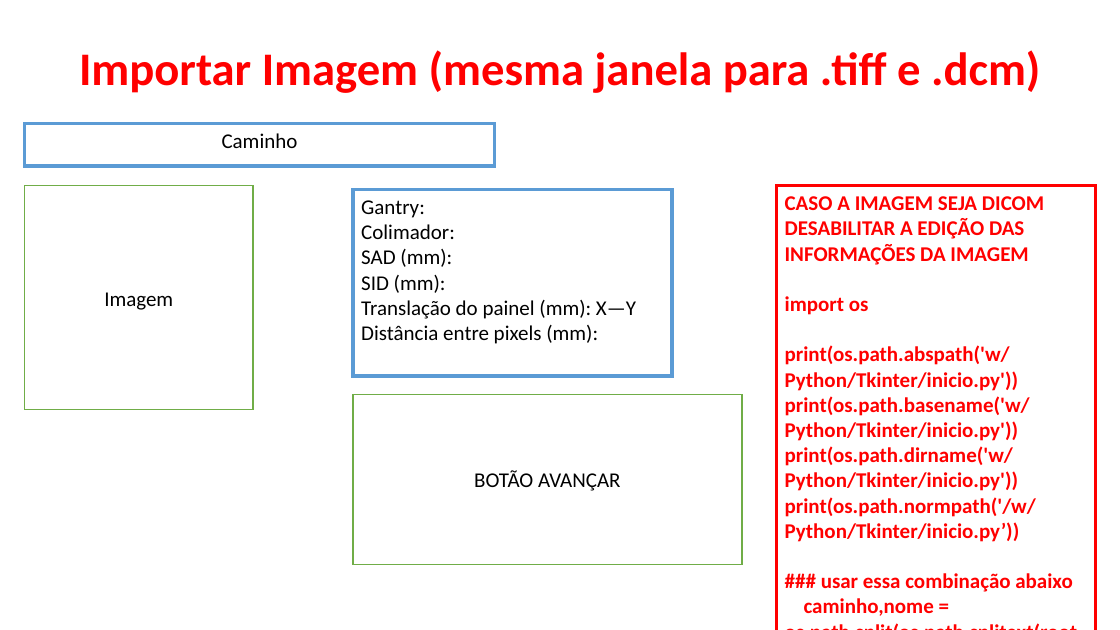
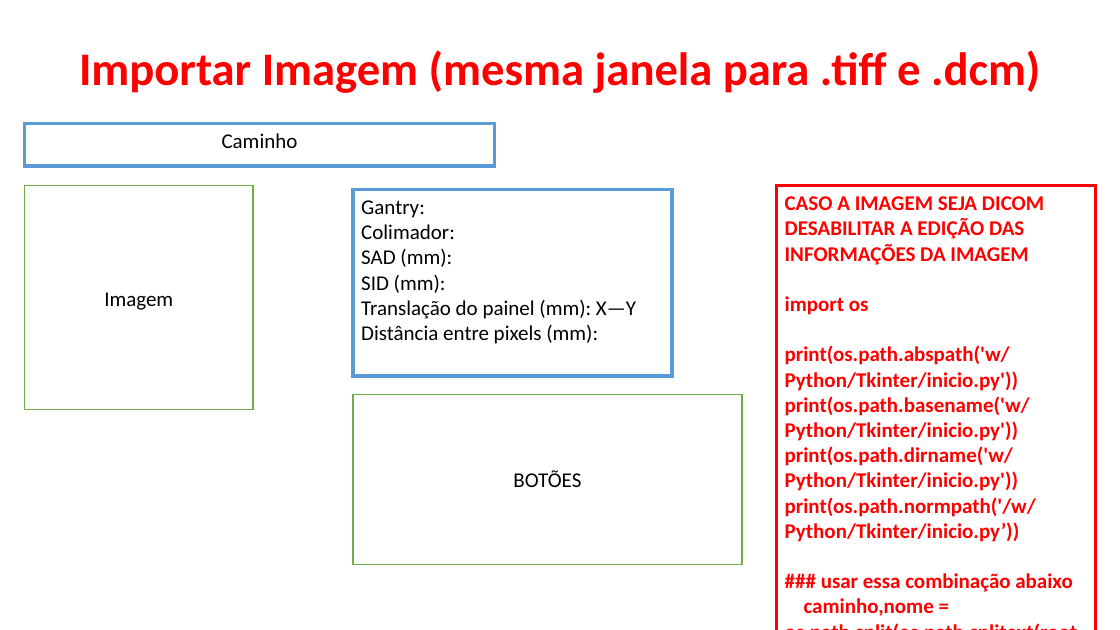
Before and after one commit to william-fisico/QA-Routine-pylinac-based, a slide deck: slide 3 of Itens da interface.pptx. Drawn at 1120x630 pixels with LibreOffice and Linux fonts; fonts in the diff are those of the drawing. Boxes give left, top, right and bottom in pixels: in the first picture for what was removed or moved away, otherwise in the second. Text is boxed around its words. In the diff, an @@ line names an element or a change of style, - is before the commit and + after.

```diff
--- a/Itens da interface.pptx
+++ b/Itens da interface.pptx
@@ text in rectangle at box(513, 470, 581, 487): text changed @@
-BOTÃO AVANÇAR
+BOTÕES
```
Also in this commit, not shown: 1 other slide changed, 4 other files.
